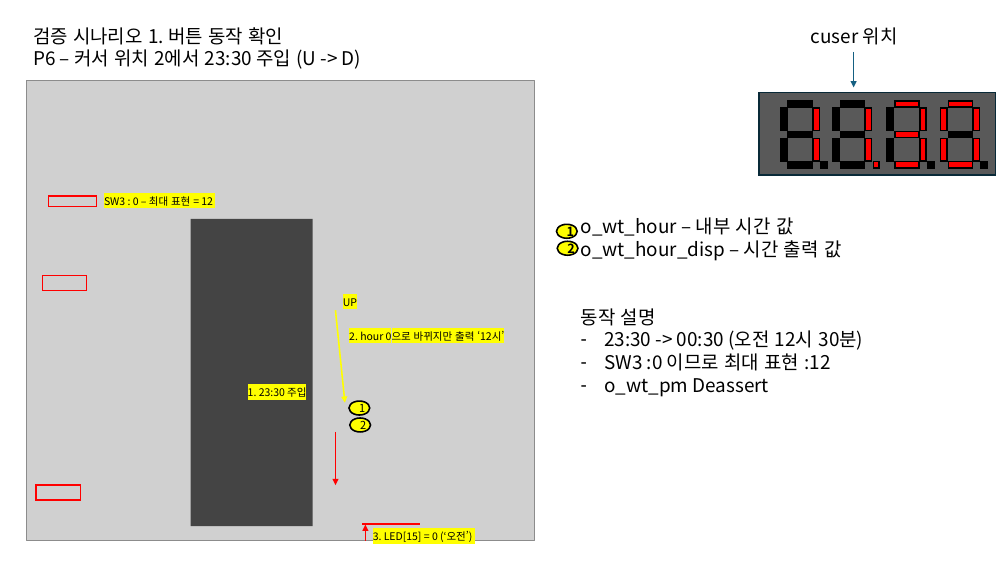
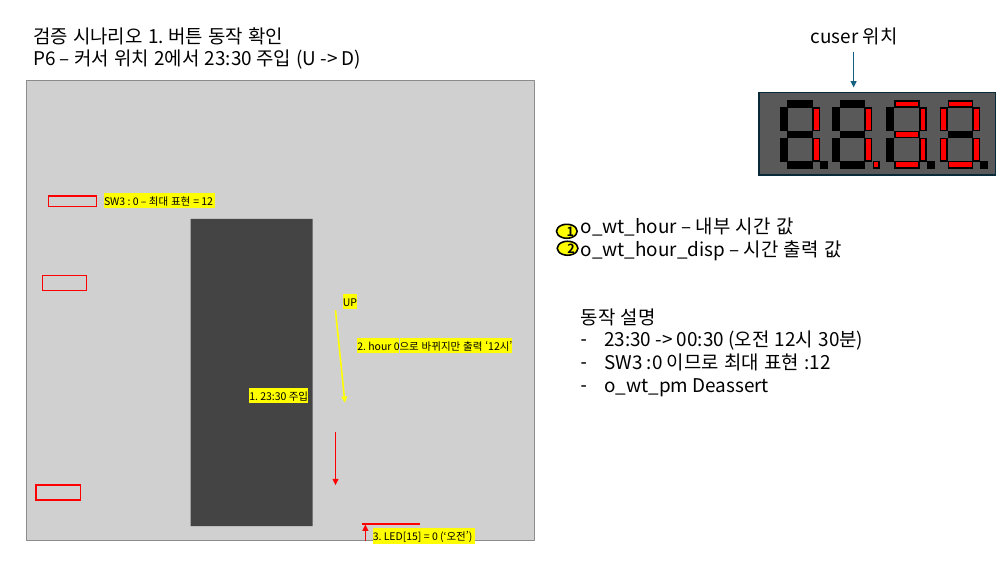
Before and after one commit to kimsacademy1234-max/BEST_Stop_watch_project, a slide deck: slide 11 of ahnsung/watch_verification.pptx (slide 10 before the commit). Drawn at 1008x567 pixels with LibreOffice and Linux fonts; fonts in the diff are those of the drawing; grey boxes stand for pictures. Boxes give left, top, right and bottom in pixels: in the first picture for what was removed or moved away, otherwise in the second. Text is boxed around its words. In the diff, an @@ line names an element or a change of style, - is before the commit and + after.

```diff
--- a/ahnsung/watch_verification.pptx
+++ b/ahnsung/watch_verification.pptx
@@ text "2. hour 0으로 바뀌지만 출력 ...": place and size @@
-text "2. hour 0으로 바뀌지만 출력 ..." at (349, 329, 504, 343)
+text "2. hour 0으로 바뀌지만 출력 ..." at (357, 339, 512, 353)
@@ text "1. 23:30 주입": place and size @@
-text "1. 23:30 주입" at (248, 387, 306, 397)
+text "1. 23:30 주입" at (249, 391, 308, 401)
@@ ellipse removed at (349, 402, 370, 415) @@
-1
@@ ellipse removed at (350, 418, 371, 432) @@
-2
```
Also in this commit, not shown: 3 other slides changed, 1 slide added, 2 slides removed, 5 other files.
